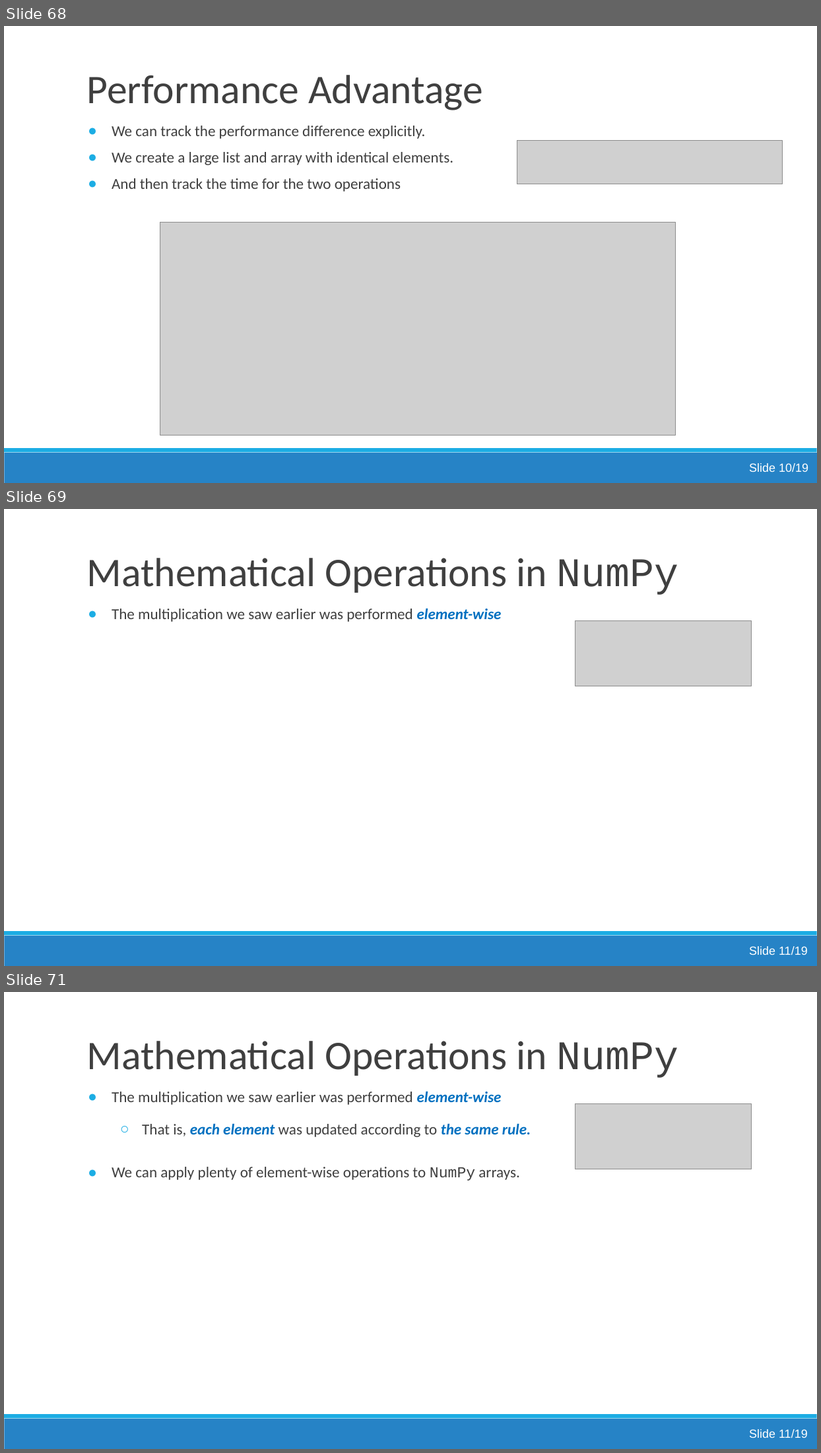
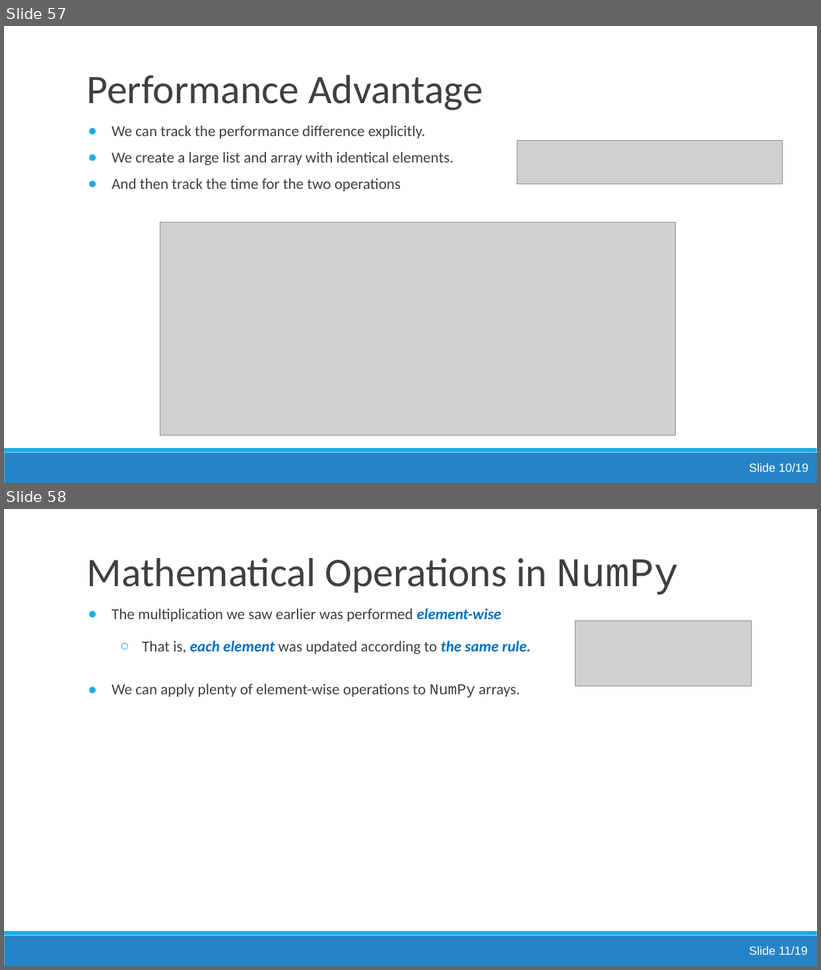
Before and after one commit to jsmartinstats/SCIF10002-2026, a slide deck: 07/Lecture6_numpy.pptx. Shown one above the other, each under a label of ours: slides 68, 69 and 71 before the commit, slides 57 and 58 after it; the slides between them are not shown. The pictures are 821x1453 and 821x970 pixels, drawn with LibreOffice and Linux fonts; fonts in the diff are those of the drawing; grey boxes stand for pictures. Boxes give left, top, right and bottom in pixels: in the first picture for what was removed or moved away, otherwise in the second. Text is boxed around its words. In the diff, an @@ line names an element or a change of style, - is before the commit and + after.

```diff
--- a/07/Lecture6_numpy.pptx
+++ b/07/Lecture6_numpy.pptx
@@ slide 69 removed at bbox=[4, 509, 817, 966], background #FFFFFF; not listed: 2 template elements that a slide beside it also shows @@
@@ title removed at bbox=[87, 558, 679, 595] @@
-Mathematical Operations in NumPy
@@ rectangle removed at bbox=[73, 607, 782, 644] @@
@@ text removed at bbox=[112, 608, 502, 622] @@
-● The multiplication we saw earlier was performed element-wise
@@ picture removed at bbox=[576, 621, 752, 686] @@
@@ text removed at bbox=[749, 947, 808, 955] @@
-Slide 11/19
@@ what was slide 68 is now slide 57 @@
@@ what was slide 71 is now slide 58 @@
```
Also in this commit, not shown: 3 slides changed, 14 other slides removed, 4 other files.
